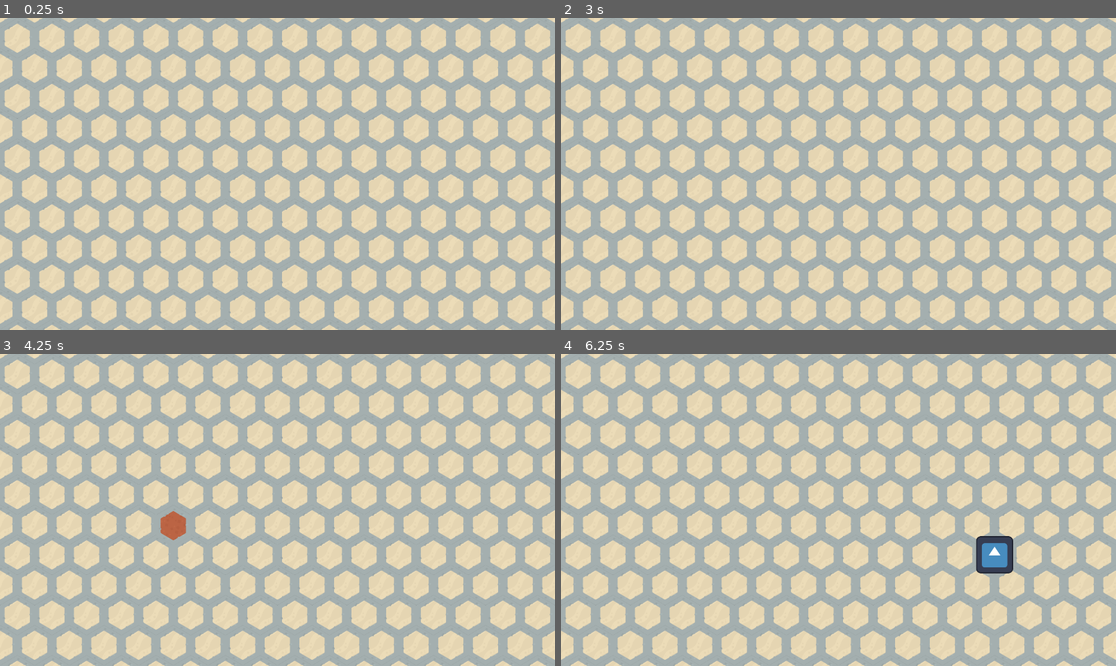
Above: before the commit, frames 1-4 (two rows, left to right).
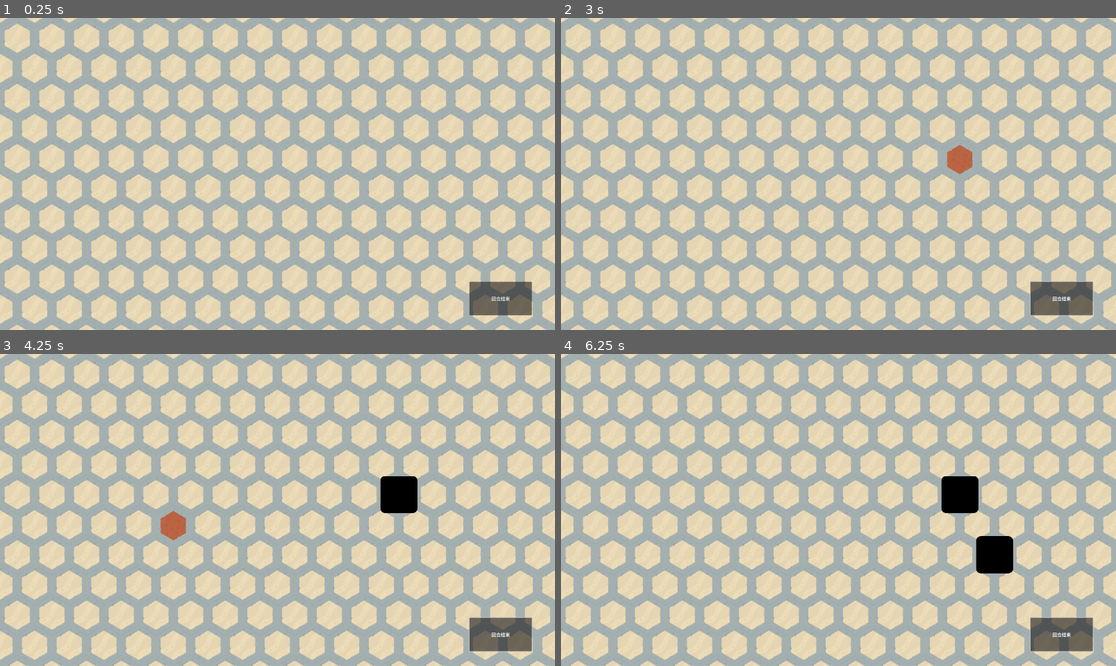
Above: after the commit, the same moments.

Repository: rinevard/MachineHeart
Game: Godot game, scene res://scenes/main.tscn
Two runs of this game, one before a commit and one after it. Both use one fixed random seed, a clock stepped at 60 frames per second and the inputs below. The engine's default icon, where the game draws it, is replaced by a stand-in: a white triangle on a blue panel in a dark square.
Inputs (mouse positions are in pixels of both pictures, inside the frame that each line leads up to):
- Up to frame 1 (0.25 s): no input
- Up to frame 2 (3 s): click (1060, 298) at 0.5 s, where only the run after the commit has a clickable "回合结束"; click (1060, 298) at 1.25 s, where only the run after the commit has a clickable "回合结束"; click (1060, 298) at 2 s, where only the run after the commit has a clickable "回合结束"; tap Enter at 2.75 s; move the mouse to (960, 158) at 2.77 s; hold E (e) from 2.78 s (still down)
- Up to frame 3 (4.25 s): click (399, 494) at 3.05 s; tap Space at 3.5 s; move the mouse to (166, 525) at 3.52 s; release E (e) at 3.53 s; click (166, 525) at 3.6 s; tap Q (q) at 3.8 s
- Up to frame 4 (6.25 s): tap Enter at 4.25, 5.75 s; move the mouse to (894, 441) at 4.27 s; hold Q (q) 4.28-5.03 s; tap W (w) at 4.55, 5.1 s; tap Space at 5 s; move the mouse to (810, 572) at 5.02 s; tap E (e) at 5.3 s; move the mouse to (1005, 556) at 5.77 s; hold E (e) from 5.78 s (still down); click (1005, 556) at 6.05 s

The runs differ from the first frame. In frame 1, 1.2% of the frame differs, in the area x 84-96%, y 84-96%; in frame 2, 1.6%; in frame 3, 2.0%; in frame 4, 2.8%, in the area x 68-96%, y 39-96%.

Commit message:
增加逻辑做好了, 测试用例已通过, 接下来测删除逻辑

Diff:
--- a/globals/globals.gd
+++ b/globals/globals.gd
@@ -2,3 +2,6 @@
 
 enum Team {Friend, Enemy, Neutral}
 enum MachineType {Core, Part, Undefined}
+
+# pos -> scene
+var pos_to_module: Dictionary = {}
--- /dev/null
+++ b/scenes/machine_elements/black_core.tscn
@@ -0,0 +1,17 @@
+[gd_scene load_steps=4 format=3 uid="uid://bj4wfc54xka0q"]
+
+[ext_resource type="Script" path="res://scenes/machine_elements/base_core.gd" id="1_pbulv"]
+[ext_resource type="Texture2D" uid="uid://bqdbof3nll7j2" path="res://icon.svg" id="2_y0ft1"]
+
+[sub_resource type="CircleShape2D" id="CircleShape2D_5tocl"]
+radius = 60.0
+
+[node name="BlackCore" type="Area2D"]
+script = ExtResource("1_pbulv")
+
+[node name="Sprite2D" type="Sprite2D" parent="."]
+modulate = Color(0, 0, 0, 1)
+texture = ExtResource("2_y0ft1")
+
+[node name="CollisionShape2D" type="CollisionShape2D" parent="."]
+shape = SubResource("CircleShape2D_5tocl")
--- a/scenes/machine_elements/blue_core.tscn
+++ b/scenes/machine_elements/blue_core.tscn
@@ -4,7 +4,7 @@
 [ext_resource type="Texture2D" uid="uid://bqdbof3nll7j2" path="res://icon.svg" id="2_ig4v8"]
 
 [sub_resource type="CircleShape2D" id="CircleShape2D_n5xyy"]
-radius = 58.0775
+radius = 60.0
 
 [node name="BlueCore" type="Area2D"]
 collision_layer = 4
--- a/scenes/machine_elements/purple_part.tscn
+++ b/scenes/machine_elements/purple_part.tscn
@@ -4,7 +4,7 @@
 [ext_resource type="Script" path="res://scenes/machine_elements/gun_part.gd" id="1_gln1t"]
 
 [sub_resource type="CircleShape2D" id="CircleShape2D_6j1u4"]
-radius = 59.1354
+radius = 60.0
 
 [node name="PurplePart" type="Area2D"]
 script = ExtResource("1_gln1t")
--- a/scenes/main.gd
+++ b/scenes/main.gd
@@ -1 +1,328 @@
 extends Node2D
+@onready var background_tile_map_layer: TileMapLayer = $BackgroundTileMapLayer
+@onready var turn_handler: TurnHandler = $TurnHandler
+@onready var mouse_put_handler: MousePutHandler = $MousePutHandler
+# 以下皆为 tile_pos
+# 连通分量列表，每个元素是[core/null, part1, part2, ...]
+var components: Array = []
+# 位置到分量索引的映射
+var pos_to_component_idx: Dictionary = {}
+# Globals.pos_to_module
+# core_pos -> [module_pos_1, module_pos_2, ...]
+var core_to_machines: Dictionary = {}
+
+func _ready():
+	turn_handler.turn_ended.connect(_on_turn_ended)
+	mouse_put_handler.successfully_put.connect(_on_successfully_put)
+
+func _on_turn_ended():
+	activate_nodes()
+
+func activate_nodes():
+	return
+	# 应当包含若干个列表,
+	# activate_parts[k] 表示第 k + 1 轮被同时激活的节点
+	var activate_parts: Array = []
+
+	# 用 BFS 更新 activate_parts
+	for core_pos in core_to_machines:
+		var machine: Array = core_to_machines[core_pos]
+
+		var visited: Dictionary = {}
+		var cur_layer: Dictionary = {core_pos: [1]} # 初始能量为1
+		visited[core_pos] = true
+
+		while not cur_layer.is_empty():
+			var next_layer: Dictionary = {}
+
+			# 遍历当前层的所有节点
+			for pos in cur_layer:
+				var energies: Array = cur_layer[pos]
+				var energy_sum: int = 0
+				for e in energies:
+					energy_sum += e
+
+				# 遍历machine中的所有部件，寻找相邻节点
+				for module_pos in machine:
+					if is_adjacent(pos, module_pos):
+						if module_pos in next_layer:
+							next_layer[module_pos].append(energy_sum)
+						elif module_pos in visited:
+							continue
+						else:
+							next_layer[module_pos] = [energy_sum]
+							visited[module_pos] = true
+
+			# 更新activate_parts
+			if not cur_layer.is_empty():
+				var layer_dict: Dictionary = {}
+				for pos in cur_layer:
+					if pos in Globals.pos_to_module:
+						layer_dict[pos] = [Globals.pos_to_module[pos], cur_layer[pos]]
+				if not layer_dict.is_empty():
+					activate_parts.append(layer_dict)
+
+			cur_layer = next_layer
+
+		print(activate_parts)
+
+
+
+# 判断pos处是否有module且是core
+func _is_core(pos: Vector2i) -> bool:
+	return Globals.pos_to_module.has(pos) and Globals.pos_to_module[pos].type == Globals.MachineType.Core
+
+
+# 找出一个component中的所有连通块，返回形如[core/null, pos1, pos2...]的数组列表
+# 对于有core的连通块，确保core位置在首位；对于无core的连通块，首位为null
+func _find_connected_components_after_removal(component: Array, removed_pos: Vector2i) -> Array:
+	var visited = {}
+	var result = []
+	var core_idx = -1  # 记录带core的连通块的索引
+
+	# 对component中每个位置，如果未访问过就开始BFS
+	for pos in component:
+		if pos == removed_pos or visited.has(pos) or pos == null:
+			continue
+
+		var current_block = []
+		var queue = [pos]
+		var core_pos = null
+
+		while not queue.is_empty():
+			var current = queue.pop_front()
+			if visited.has(current):
+				continue
+
+			visited[current] = true
+			if _is_core(current):
+				core_pos = current
+			else:
+				current_block.append(current)
+
+			# 检查相邻位置
+			for neighbor in get_neighbors(current):
+				if neighbor == removed_pos:
+					continue
+				if component.has(neighbor) and not visited.has(neighbor):
+					queue.append(neighbor)
+
+		# 根据是否有core构造结果
+		if core_pos != null:
+			core_idx = result.size()
+			result.append([core_pos] + current_block)
+		else:
+			result.append([null] + current_block)
+
+	# 如果有带core的连通块，把它移到第一位
+	if core_idx > 0:
+		var temp = result[0]
+		result[0] = result[core_idx]
+		result[core_idx] = temp
+
+	return result
+
+
+
+# 获取与给定component相邻的所有component的索引
+func _get_adjacent_component_indices(component: Array) -> Array:
+	var adjacent_indices = {}
+
+	for pos in component:
+		if pos == null:
+			continue
+		for neighbor in get_neighbors(pos):
+			if pos_to_component_idx.has(neighbor):
+				var idx = pos_to_component_idx[neighbor]
+				if not components[idx].is_empty() and idx != components.find(component):
+					adjacent_indices[idx] = true
+
+	return adjacent_indices.keys()
+
+# 获取一个component的team，如果有core返回core的team，否则返回Neutral
+func _get_component_team(component: Array) -> int:
+	if component.is_empty() or component[0] == null:
+		return Globals.Team.Neutral
+	return Globals.pos_to_module[component[0]].team
+
+# 将src_component合并到dst_component中，并更新所有相关信息
+func _merge_components(dst_idx: int, src_idx: int) -> void:
+	var dst_component = components[dst_idx]
+	var src_component = components[src_idx]
+
+	if src_component.is_empty():
+		return
+
+	# 更新team
+	var team = _get_component_team(dst_component)
+	for pos in src_component:
+		if pos != null:  # 跳过可能的null（表示无core的标记）
+			dst_component.append(pos)
+			pos_to_component_idx[pos] = dst_idx
+			if Globals.pos_to_module.has(pos):
+				Globals.pos_to_module[pos].team = team
+
+	components[src_idx] = []
+
+# 放置新的节点（core或part）到指定位置
+# params: scene_path - 要实例化的场景
+#         pos - 放置位置
+#         core_team - 如果是core，指定其队伍
+#         prioritize_friend - 合并时是否优先合并到友方
+func _on_successfully_put(scene_path: PackedScene, pos: Vector2i, core_team, prioritize_friend: bool = true) -> void:
+	# 实例化并放置
+	var rel_pos = background_tile_map_layer.map_to_local(pos)
+	var something: Node2D = scene_path.instantiate()
+	add_child(something)
+	something.global_position = background_tile_map_layer.to_global(rel_pos)
+
+	if something.get("type") == null or something.get("team") == null:
+		push_error("放置了一个没有type或team属性的东西")
+		return
+
+	Globals.pos_to_module[pos] = something
+
+	match something.type:
+		Globals.MachineType.Core:
+			something.team = core_team
+			components.append([pos])
+			pos_to_component_idx[pos] = components.size() - 1
+			_merge_component(components.size() - 1, prioritize_friend)
+
+		Globals.MachineType.Part:
+			components.append([null, pos])
+			pos_to_component_idx[pos] = components.size() - 1
+			_merge_component(components.size() - 1, prioritize_friend)
+
+# 删除指定位置的节点
+func _on_successfully_delete(pos: Vector2i, prioritize_friend: bool = true) -> void:
+	var original_idx = pos_to_component_idx[pos]
+	var original_component = components[original_idx]
+	var was_core = _is_core(pos)
+
+	# 从映射中移除
+	pos_to_component_idx.erase(pos)
+	Globals.pos_to_module.erase(pos)
+
+	# 找出删除后的连通块
+	var new_components = _find_connected_components_after_removal(original_component, pos)
+
+	# 如果只有一个连通块且不是core被删除，直接用这个连通块替换原来的
+	if new_components.size() <= 1 and not was_core:
+		if new_components.is_empty():
+			components[original_idx] = []
+		else:
+			components[original_idx] = new_components[0]
+		_update_info_after_components_changed()
+		return
+
+	# 将原分量标记为空
+	components[original_idx] = []
+
+	# 添加新的连通块并尝试合并
+	for component in new_components:
+		components.append(component)
+		var rep_pos = component[1] if component[0] == null else component[0]  # 用第一个非null位置作为代表
+		pos_to_component_idx[rep_pos] = components.size() - 1
+		_merge_component(components.size() - 1, prioritize_friend)
+
+
+# 尝试将指定索引的分量与其他分量合并
+# params: component_idx - 要合并的分量索引
+#         prioritize_friend - 是否优先合并到友方
+func _merge_component(component_idx: int, prioritize_friend: bool) -> void:
+	if components[component_idx].is_empty():
+		return
+
+	var current_component = components[component_idx]
+	var adjacent_indices = _get_adjacent_component_indices(current_component)
+
+	if current_component[0] != null:  # 有core的分量
+		# 只合并相邻的中立分量
+		for adj_idx in adjacent_indices:
+			var adj_component = components[adj_idx]
+			if adj_component[0] == null:  # 中立分量
+				_merge_components(component_idx, adj_idx)
+	else:  # 无core的分量
+		# 先合并所有相邻的中立分量
+		for adj_idx in adjacent_indices.duplicate():  # duplicate避免在迭代时修改数组
+			var adj_component = components[adj_idx]
+			if adj_component[0] == null:
+				_merge_components(component_idx, adj_idx)
+				adjacent_indices = _get_adjacent_component_indices(components[component_idx])
+
+		# 然后尝试合并到非中立分量
+		var friend_idx = -1
+		var enemy_idx = -1
+
+		for adj_idx in adjacent_indices:
+			var adj_component = components[adj_idx]
+			if adj_component[0] != null:  # 非中立分量
+				var team = _get_component_team(adj_component)
+				if team == Globals.Team.Friend:
+					friend_idx = adj_idx
+				else:
+					enemy_idx = adj_idx
+
+		# 根据优先级决定合并顺序
+		var primary_idx = friend_idx if prioritize_friend else enemy_idx
+		var secondary_idx = enemy_idx if prioritize_friend else friend_idx
+
+		if primary_idx != -1:
+			_merge_components(primary_idx, component_idx)
+		elif secondary_idx != -1:
+			_merge_components(secondary_idx, component_idx)
+
+	_update_info_after_components_changed()
+
+# 清理空分量并更新位置到分量的映射
+func _update_info_after_components_changed() -> void:
+	# 清理空分量
+	var i = 0
+	while i < components.size():
+		if components[i].is_empty():
+			components.remove_at(i)
+		else:
+			i += 1
+
+	# 更新映射
+	pos_to_component_idx.clear()
+	for j in components.size():
+		for pos in components[j]:
+			if pos != null:  # 跳过可能的null（表示无core的标记）
+				pos_to_component_idx[pos] = j
+	print("components: \n", components, "\n")
+
+
+
+func get_neighbors(pos: Vector2i) -> Array[Vector2i]:
+	var x: int = pos.x
+	var y: int = pos.y
+
+	if y % 2 == 0:  # y为偶数
+		return [
+			Vector2i(x-1, y-1),
+			Vector2i(x, y-1),
+			Vector2i(x-1, y),
+			Vector2i(x+1, y),
+			Vector2i(x-1, y+1),
+			Vector2i(x, y+1)
+		]
+	else:  # y为奇数
+		return [
+			Vector2i(x, y-1),
+			Vector2i(x+1, y-1),
+			Vector2i(x-1, y),
+			Vector2i(x+1, y),
+			Vector2i(x, y+1),
+			Vector2i(x+1, y+1)
+		]
+
+func is_adjacent(pos1: Vector2i, pos2: Vector2i) -> bool:
+	var neighbors = get_neighbors(pos1)
+
+	for neighbor in neighbors:
+		if neighbor == pos2:
+			return true
+
+	return false
--- a/scenes/main.tscn
+++ b/scenes/main.tscn
@@ -1,8 +1,9 @@
-[gd_scene load_steps=4 format=4 uid="uid://cwiectn7r5abn"]
+[gd_scene load_steps=5 format=4 uid="uid://cwiectn7r5abn"]
 
 [ext_resource type="TileSet" uid="uid://b4f0qe47jrvty" path="res://resources/hexa_tiles.tres" id="1_5fgrd"]
 [ext_resource type="Script" path="res://scenes/main.gd" id="1_m83rm"]
 [ext_resource type="PackedScene" uid="uid://ctili2754wptn" path="res://scenes/mouse_put_handler/mouse_put_handler.tscn" id="3_w2oib"]
+[ext_resource type="PackedScene" uid="uid://d1lcle4iesyii" path="res://scenes/turn_handler/turn_handler.tscn" id="4_atj0k"]
 
 [node name="Main" type="Node2D"]
 script = ExtResource("1_m83rm")
@@ -14,3 +15,5 @@
 metadata/_edit_lock_ = true
 
 [node name="MousePutHandler" parent="." instance=ExtResource("3_w2oib")]
+
+[node name="TurnHandler" parent="." instance=ExtResource("4_atj0k")]
--- a/scenes/mouse_put_handler/mouse_put_handler.gd
+++ b/scenes/mouse_put_handler/mouse_put_handler.gd
@@ -1,17 +1,25 @@
+class_name MousePutHandler
 extends Node2D
 
-signal board_updated()
+# 在地图上放置一个新的节点（core或part）
+# Parameters:
+#   scene_path: PackedScene - 要实例化的场景
+#   pos: Vector2i - 放置的网格坐标
+#   core_team: Team - 如果放置的是core，指定其阵营（Friend或Enemy）
+#   prioritize_friend: bool - 当放置part同时与友方和敌方阵营分量相邻时，是否优先加入友方分量（默认true）
+signal successfully_put(scene_path: String, pos: Vector2i, core_team, prioritize_friend: bool)
+
 @onready var highlight_tile_map_layer: TileMapLayer = $HighlightTileMapLayer
 var cursor_tile: Vector2i = Vector2i(-99, -99)
 var selected_item: PackedScene = null
-var item_on_board: Dictionary = {} # 用 dict 模拟集合, 设置所有 value 为 true
 
-const BLUE_GODOT: PackedScene = preload("res://scenes/tmp/blue_godot.tscn")
-const PURPLE_GODOT: PackedScene = preload("res://scenes/tmp/purple_godot.tscn")
+const BLUE_CORE = preload("res://scenes/machine_elements/blue_core.tscn")
+const PURPLE_PART = preload("res://scenes/machine_elements/purple_part.tscn")
+const BLACK_CORE = preload("res://scenes/machine_elements/black_core.tscn")
 
 func _process(_delta):
 	# 悬停高亮
-	if selected_item:
+	if selected_item != null:
 		cursor_tile = get_mouse_tilepos()
 		update_highlight_tile()
 
@@ -19,33 +27,34 @@
 	# 按键选择放置的物品
 	# 暂时以 q 为紫色, w 为蓝色
 	if event.is_action_pressed("q"):
-		selected_item = PURPLE_GODOT
+		selected_item = PURPLE_PART
 	elif event.is_action_pressed("w"):
-		selected_item = BLUE_GODOT
+		selected_item = BLUE_CORE
+	elif event.is_action_pressed("e"):
+		selected_item = BLACK_CORE
 
 	# 左键放置物品
-	if ((selected_item!= null) and event.is_action_pressed("left_click")) and \
-	not item_on_board.has(cursor_tile):
+	if ((selected_item != null) and event.is_action_pressed("left_click")) and \
+	not Globals.pos_to_module.has(cursor_tile):
 		place_obj_mousepos(selected_item)
 		selected_item = null
 		update_highlight_tile()
-		board_updated.emit()
 
 func update_highlight_tile() -> void:
 	highlight_tile_map_layer.clear()
 	# 如果有选中的物件才悬停高亮, 否则无高亮
-	if selected_item:
+	if selected_item != null:
 		highlight_tile_map_layer.set_cell(cursor_tile, 1, Vector2i(1, 1))
 	return
 
 func place_obj_mousepos(scene_path: PackedScene):
-	var something: Node2D = scene_path.instantiate()
-	add_child(something)
 	var mouse_tile_pos: Vector2i = get_mouse_tilepos()
-	# tile_local_pos 是对应的 tile 的中心位置, 所以要放置的东西最好要在原场景里 centered
-	var tile_local_pos: Vector2 = highlight_tile_map_layer.map_to_local(mouse_tile_pos)
-	something.global_position = highlight_tile_map_layer.to_global(tile_local_pos)
-	item_on_board[cursor_tile] = true
+	# 手动放置的核心的队伍为友方
+	# 测试用test: 把红色core设置为敌人
+	if (scene_path == BLACK_CORE):
+		successfully_put.emit(scene_path, mouse_tile_pos, Globals.Team.Enemy, false)
+	else:
+		successfully_put.emit(scene_path, mouse_tile_pos, Globals.Team.Friend, false)
 
 func get_mouse_tilepos() -> Vector2i:
 	var mouse_global_pos = get_global_mouse_position()
--- /dev/null
+++ b/scenes/turn_handler/turn_handler.gd
@@ -0,0 +1,6 @@
+class_name TurnHandler
+extends Node2D
+signal turn_ended
+
+func _on_button_pressed():
+	turn_ended.emit()
--- a/scenes/turn_handler/turn_handler.tscn
+++ b/scenes/turn_handler/turn_handler.tscn
@@ -1,4 +1,16 @@
-[gd_scene format=3 uid="uid://d1lcle4iesyii"]
+[gd_scene load_steps=2 format=3 uid="uid://d1lcle4iesyii"]
+
+[ext_resource type="Script" path="res://scenes/turn_handler/turn_handler.gd" id="1_couwp"]
 
 [node name="TurnHandler" type="Node2D"]
+script = ExtResource("1_couwp")
 metadata/_edit_lock_ = true
+
+[node name="Button" type="Button" parent="."]
+offset_left = 1624.0
+offset_top = 913.0
+offset_right = 1840.0
+offset_bottom = 1029.0
+text = "回合结束"
+
+[connection signal="pressed" from="Button" to="." method="_on_button_pressed"]
